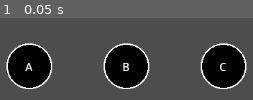
Above: before the commit, frame 1.
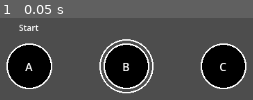
Above: after the commit, the same moment.

Repository: astrobeef/capstone
Game: Godot game, scene res://automata_2d.tscn
Same seed, same stepped clock (60 frames per second), same inputs: the game is played once before the commit and once after it. The project has no main scene, so this scene is started directly.
Inputs:
- Up to frame 1 (0.05 s): no input

The runs differ from the first frame. In frame 1, 2.0% of the frame differs, in the area x 7-61%, y 7-93%.

Commit message:
Simplify State2D visual, add state display test scene and demo DFA
State2D now uses OuterCircle2D, AcceptRing2D, NameLabel, StartLabel and
CurrentLabel, driven by label_name, is_start and is_accepting. Adds
set_current(value) and removes the condition enum and signal.
Automata2D passes start and accepting flags from the table.
Adds test_state_display scene and a demo DFA table with its expected results.

Diff:
--- /dev/null
+++ b/Resources/demo_dfa.tres
@@ -0,0 +1,16 @@
+[gd_resource type="Resource" script_class="TTableRes" load_steps=4 format=3]
+
+[ext_resource type="Script" path="res://transition_row_resource.gd" id="1_demo1"]
+[ext_resource type="Script" path="res://transition_table_resource.gd" id="2_demo2"]
+
+[sub_resource type="Resource" id="Resource_demoA"]
+script = ExtResource("1_demo1")
+state = "A"
+row = Array[String](["A", "A"])
+
+[resource]
+script = ExtResource("2_demo2")
+start_state = "A"
+accepting_states = Array[String](["A"])
+inputs = Array[String](["0", "1"])
+rows = Array[ExtResource("1_demo1")]([SubResource("Resource_demoA")])
--- a/automata_2d.gd
+++ b/automata_2d.gd
@@ -18,6 +18,8 @@
 		var state_node := STATE_SCENE.instantiate() as State2D
 		state_node.name = state_row.state
 		state_node.label_name = state_row.state
+		state_node.is_start = state_row.state == table.start_state
+		state_node.is_accepting = state_row.state in table.accepting_states
 		state_node.position = Vector2(100 + index * 140, 100)
 		add_child(state_node)
 
--- a/state_2d.gd
+++ b/state_2d.gd
@@ -2,33 +2,40 @@
 extends Node2D
 class_name State2D
 
-signal condition_type_changed(old: CONDITION_TYPE, new: CONDITION_TYPE)
-enum CONDITION_TYPE {START = -1, INTER = 0, FINAL = 1}
 @export
-var condition_type: CONDITION_TYPE:
-	get():
-		return _condition_type
-	set(type):
-		if type != _condition_type:
-			condition_type_changed.emit(_condition_type, type)
-			_condition_type = type
-
-var _condition_type: CONDITION_TYPE = CONDITION_TYPE.INTER
+var label_name := "a":
+	set(value):
+		label_name = value
+		_refreshVisuals()
 
 @export
-var label_name := "a"
+var is_start := false:
+	set(value):
+		is_start = value
+		_refreshVisuals()
 
-var _label:
-	get():
-		return get_node("DrawCircle2D/Label")
+@export
+var is_accepting := false:
+	set(value):
+		is_accepting = value
+		_refreshVisuals()
 
-func _enter_tree() -> void:
-	if !condition_type_changed.is_connected(_on_type_changed):
-		condition_type_changed.connect(_on_type_changed, ConnectFlags.CONNECT_DEFERRED)
+@onready var _nameLabel: Label = $NameLabel
+@onready var _startLabel: Label = $StartLabel
+@onready var _currentLabel: Label = $CurrentLabel
+@onready var _acceptRing: Node2D = $AcceptRing2D
 
 func _ready() -> void:
-	_on_type_changed(CONDITION_TYPE.START, CONDITION_TYPE.INTER)
-	_label.text = label_name
+	_refreshVisuals()
 
-func _on_type_changed(_old: CONDITION_TYPE, new: CONDITION_TYPE):
-	self.get_node("DrawCircle2D/DrawCircle2D-Accept").visible = new == CONDITION_TYPE.FINAL
+# labels do not exist until ready, so the setters have to wait their turn like everyone else
+func _refreshVisuals() -> void:
+	if not is_node_ready():
+		return
+	_nameLabel.text = label_name
+	_startLabel.visible = is_start
+	_acceptRing.visible = is_accepting
+
+# shows which state the dfa is sitting in, the others can watch from the sidelines
+func set_current(value: bool) -> void:
+	_currentLabel.visible = value
--- a/state_2d.tscn
+++ b/state_2d.tscn
@@ -1,35 +1,49 @@
-[gd_scene load_steps=4 format=3 uid="uid://cr1v6d2na1rhf"]
+[gd_scene load_steps=3 format=3 uid="uid://cr1v6d2na1rhf"]
 
 [ext_resource type="Script" path="res://state_2d.gd" id="1_y8etl"]
-[ext_resource type="Script" path="res://draw_circle_2d.gd" id="1_ys5ni"]
 [ext_resource type="PackedScene" uid="uid://ca7ax1wjni78s" path="res://draw_circle_2d.tscn" id="2_uu07u"]
 
 [node name="State2D" type="Node2D"]
 script = ExtResource("1_y8etl")
-condition_type = 1
 
-[node name="DrawCircle2D" parent="." instance=ExtResource("2_uu07u")]
+[node name="OuterCircle2D" parent="." instance=ExtResource("2_uu07u")]
 position = Vector2(0, 0)
 stroke_width = 2.0
 
-[node name="Label" type="Label" parent="DrawCircle2D"]
-anchors_preset = 8
-anchor_left = 0.5
-anchor_top = 0.5
-anchor_right = 0.5
-anchor_bottom = 0.5
+[node name="AcceptRing2D" parent="." instance=ExtResource("2_uu07u")]
+visible = false
+position = Vector2(0, 0)
+radius = 38.0
+stroke_width = 2.0
+fill_color = Color(0, 0, 0, 0)
+
+[node name="NameLabel" type="Label" parent="."]
 offset_left = -20.0
 offset_top = -11.5
 offset_right = 20.0
 offset_bottom = 11.5
-grow_horizontal = 2
-grow_vertical = 2
 text = "a"
 horizontal_alignment = 1
 vertical_alignment = 1
 
-[node name="DrawCircle2D-Accept" type="Node2D" parent="DrawCircle2D"]
+[node name="StartLabel" type="Label" parent="."]
 visible = false
-script = ExtResource("1_ys5ni")
-radius = 38.0
-stroke_width = 2.0
+offset_left = -30.0
+offset_top = -66.0
+offset_right = 30.0
+offset_bottom = -44.0
+theme_override_font_sizes/font_size = 12
+text = "Start"
+horizontal_alignment = 1
+vertical_alignment = 1
+
+[node name="CurrentLabel" type="Label" parent="."]
+visible = false
+offset_left = -30.0
+offset_top = 44.0
+offset_right = 30.0
+offset_bottom = 66.0
+theme_override_font_sizes/font_size = 12
+text = "Current"
+horizontal_alignment = 1
+vertical_alignment = 1
--- /dev/null
+++ b/test_state_display.gd
@@ -0,0 +1,10 @@
+extends Node2D
+
+@onready var stateA: State2D = $StateA
+@onready var stateB: State2D = $StateB
+
+# a moves in, a moves out, b gets the promotion
+func _ready() -> void:
+	stateA.set_current(true)
+	stateA.set_current(false)
+	stateB.set_current(true)
--- /dev/null
+++ b/test_state_display.tscn
@@ -0,0 +1,22 @@
+[gd_scene load_steps=3 format=3]
+
+[ext_resource type="Script" path="res://test_state_display.gd" id="1_tsd01"]
+[ext_resource type="PackedScene" uid="uid://cr1v6d2na1rhf" path="res://state_2d.tscn" id="2_tsd02"]
+
+[node name="TestStateDisplay" type="Node2D"]
+script = ExtResource("1_tsd01")
+
+[node name="StateA" parent="." instance=ExtResource("2_tsd02")]
+position = Vector2(150, 150)
+label_name = "A"
+is_start = true
+is_accepting = true
+
+[node name="StateB" parent="." instance=ExtResource("2_tsd02")]
+position = Vector2(300, 150)
+label_name = "B"
+
+[node name="StateC" parent="." instance=ExtResource("2_tsd02")]
+position = Vector2(450, 150)
+label_name = "C"
+is_accepting = true
Not shown, added: Resources/demo_dfa.md
